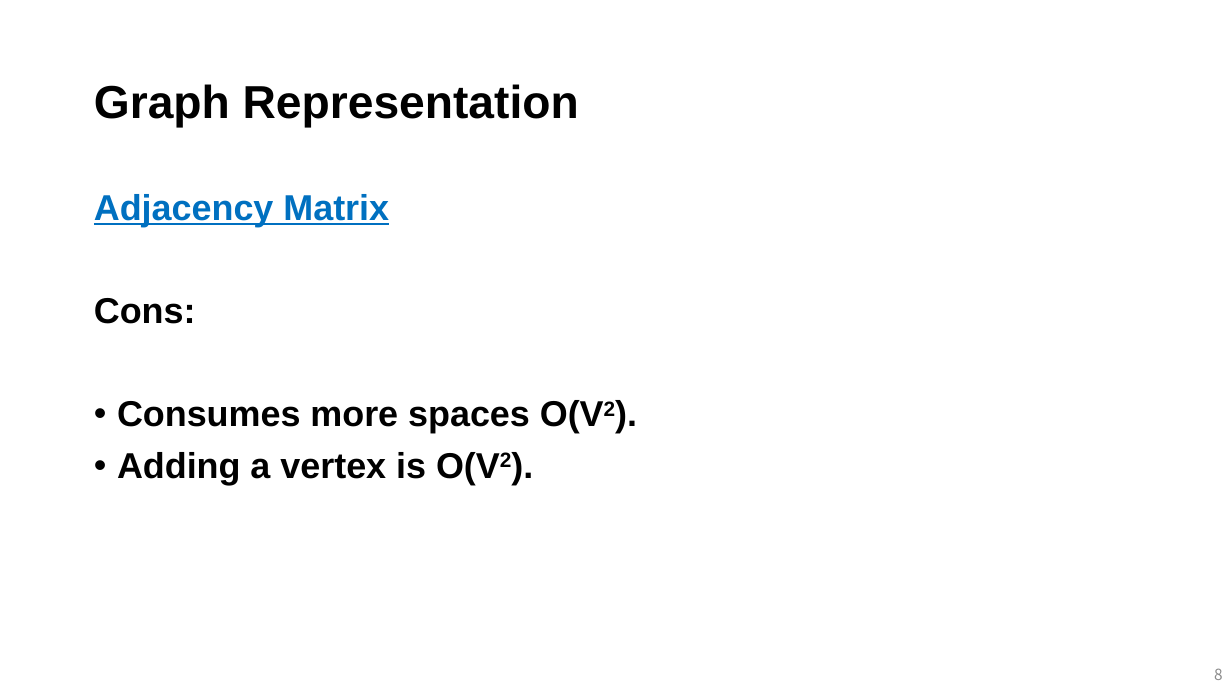
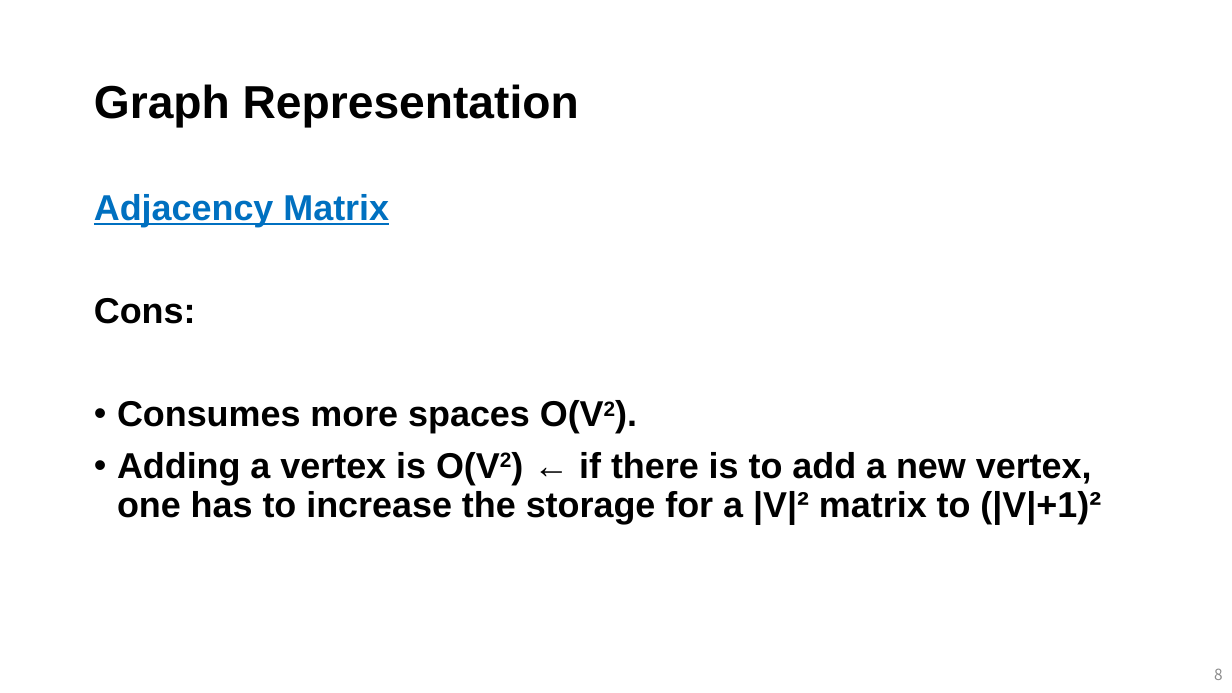
Before and after one commit to mlailab-skku/mlailab-skku.github.io, a slide deck: slide 8 of files/graph_algorithm_1.pptm. Drawn at 1232x693 pixels with LibreOffice and Linux fonts; fonts in the diff are those of the drawing. Boxes give left, top, right and bottom in pixels: in the first picture for what was removed or moved away, otherwise in the second. Text is boxed around its words. In the diff, an @@ line names an element or a change of style, - is before the commit and + after.

```diff
--- a/files/graph_algorithm_1.pptm
+++ b/files/graph_algorithm_1.pptm
@@ text at [117,452,1101,524]: text changed @@
-• Adding a vertex is O(V2).
+• Adding a vertex is O(V2) ← if there is to add a new vertex, one has to increase the storage for a |V|² matrix to (|V|+1)²
```
Also in this commit, not shown: 3 other slides changed, 1 slide added, 4 other files.
